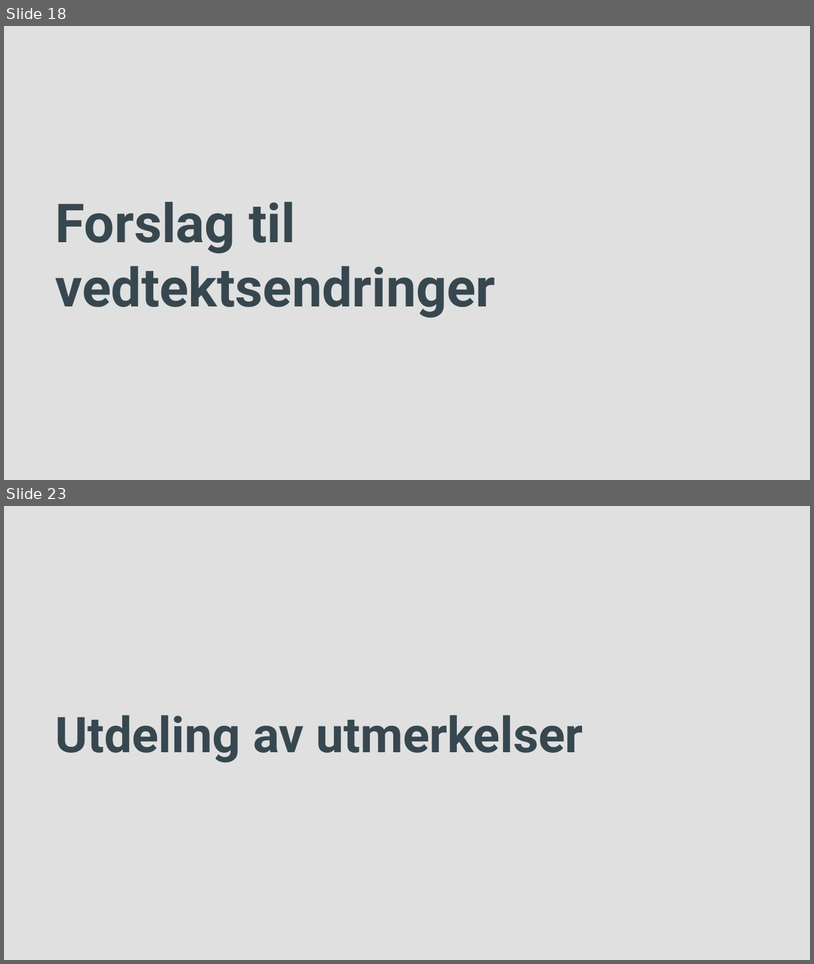
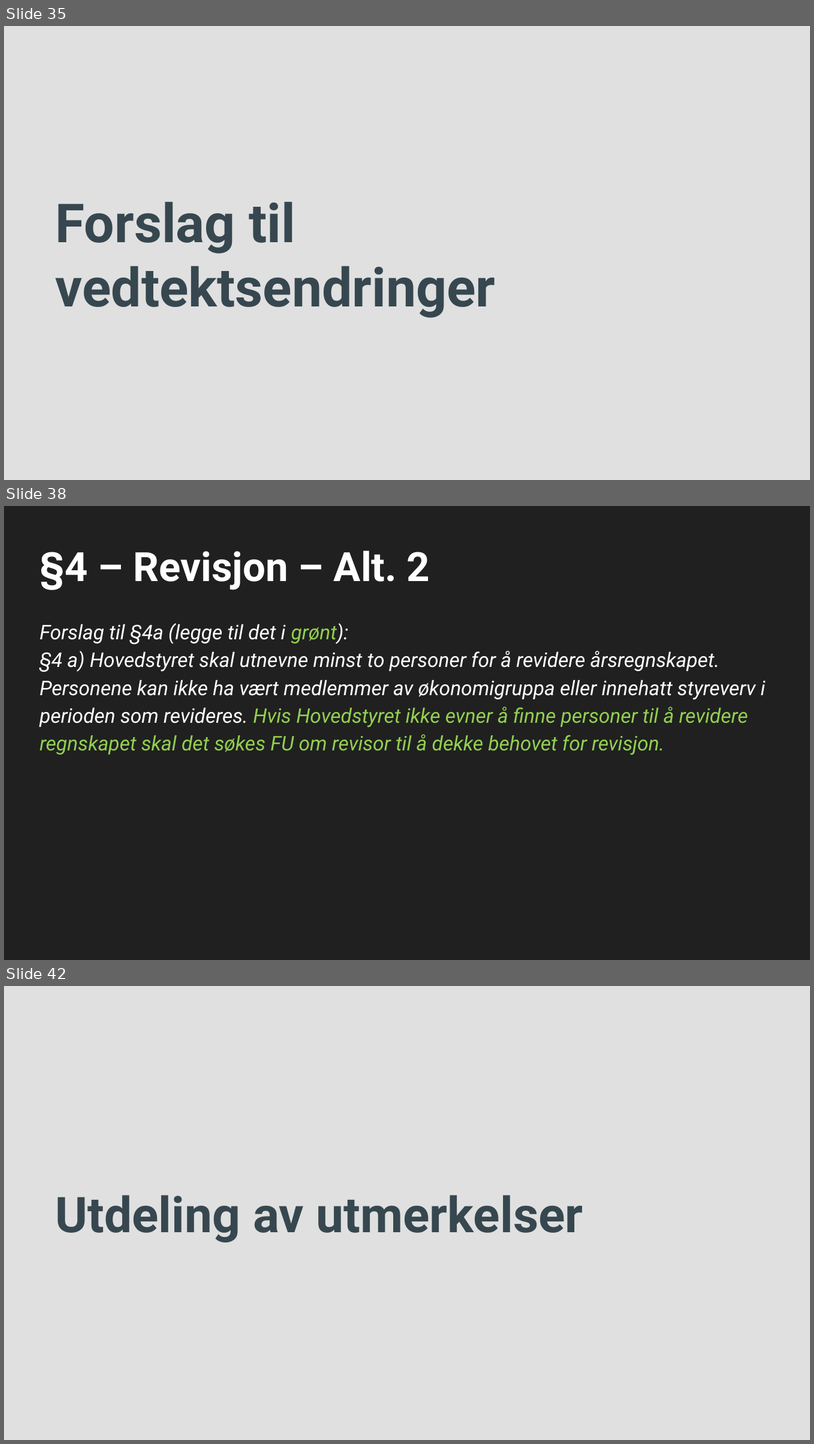
Before and after one commit to cybernetisk/docs, a slide deck: generalforsamling/21H/Generalforsamling H2021.pptx. Shown one above the other, each under a label of ours: slides 18 and 23 before the commit, slides 35, 38 and 42 after it; the slides between them are not shown. The pictures are 814x964 and 814x1444 pixels, drawn with LibreOffice and Linux fonts; fonts in the diff are those of the drawing; background and template pictures are left out. Boxes give left, top, right and bottom in pixels: in the first picture for what was removed or moved away, otherwise in the second. Text is boxed around its words. In the diff, an @@ line names an element or a change of style, - is before the commit and + after.

```diff
--- a/generalforsamling/21H/Generalforsamling H2021.pptx
+++ b/generalforsamling/21H/Generalforsamling H2021.pptx
@@ slide 38 added at [4, 506, 810, 960], background #202020 @@
@@ title added at [39, 550, 431, 590], 36 pt, text #FFFFFF, bold @@
+§4 – Revisjon – Alt. 2
@@ text added at [39, 623, 766, 754], 18 pt, text #FFFFFF, italic @@
+Forslag til §4a (legge til det i grønt):
+§4 a) Hovedstyret skal utnevne minst to personer for å revidere årsregnskapet. Personene kan ikke ha vært medlemmer av økonomigruppa eller innehatt styreverv i perioden som revideres. Hvis Hovedstyret ikke evner å finne personer til å revidere regnskapet skal det søkes FU om revisor til å dekke behovet for revisjon.
@@ what was slide 18 is now slide 35 @@
@@ what was slide 23 is now slide 42 @@
```
Also in this commit, not shown: 3 slides changed, 23 other slides added, 5 slides removed, 3 other files.
